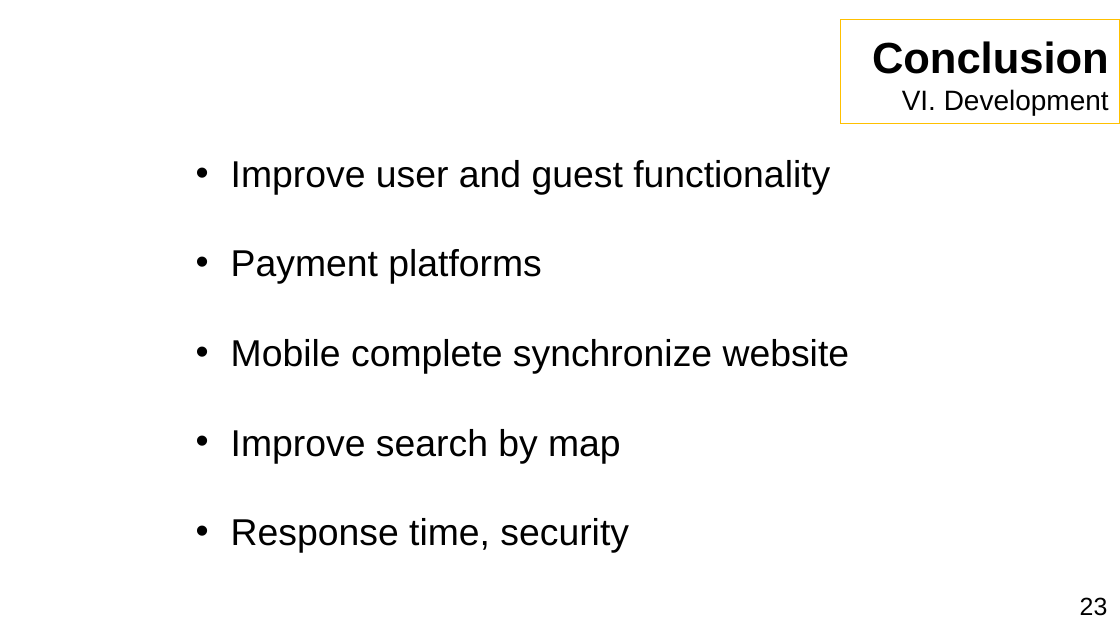
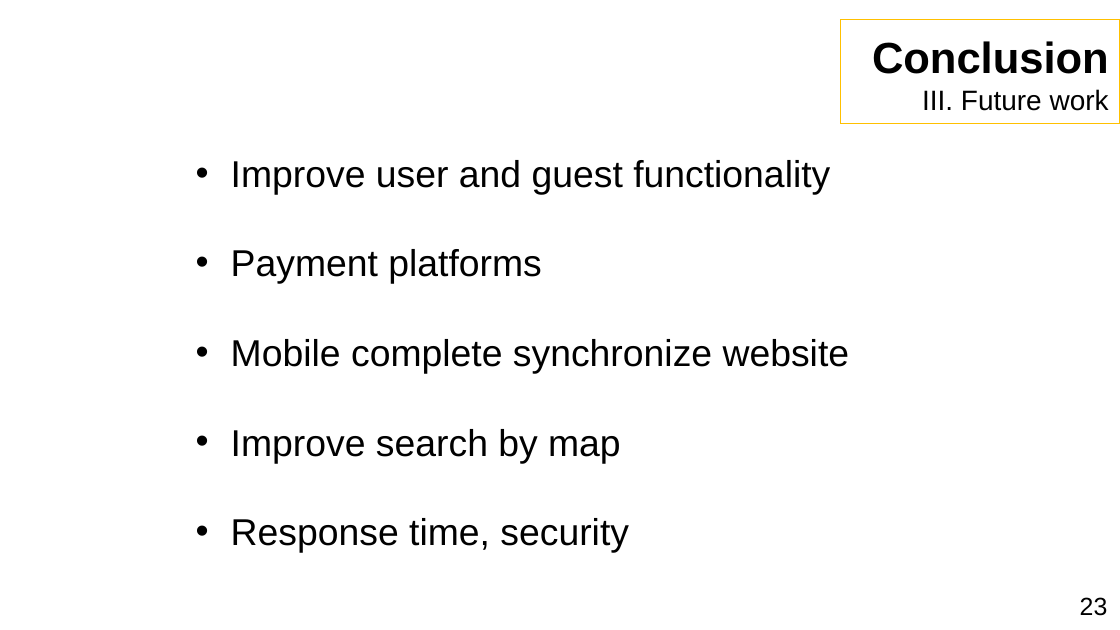
Before and after one commit to hoangchu234/webnhatroKLTN, a slide deck: slide 24 of Docs/Graduation thesis.pptx (slide 26 before the commit). Drawn at 1120x630 pixels with LibreOffice and Linux fonts; fonts in the diff are those of the drawing; background and template pictures are left out. Boxes give left, top, right and bottom in pixels: in the first picture for what was removed or moved away, otherwise in the second. Text is boxed around its words. In the diff, an @@ line names an element or a change of style, - is before the commit and + after.

```diff
--- a/Docs/Graduation thesis.pptx
+++ b/Docs/Graduation thesis.pptx
@@ text in rectangle at (922, 89, 1109, 111): text changed @@
-VI. Development
+III. Future work
```
Also in this commit, not shown: 4 other slides changed, 2 slides removed, 5 other files.
